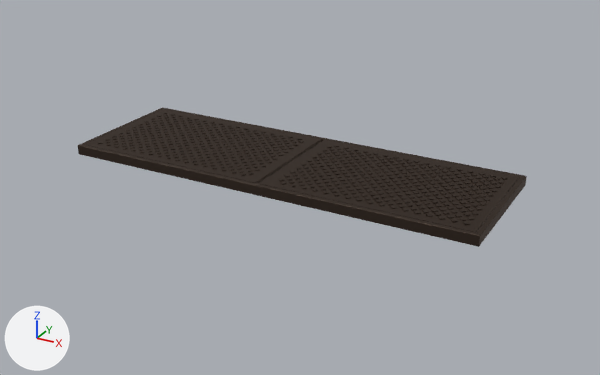
Two versions of the glTF model production/assets/cloud-week/kerbs-covers/cover_road_double_leaf.glb, one commit apart.
Rendered twice from a 50 mm camera at (1.5, -2.66, 1.22) aimed at (0.04, -0.01, -0.1). The lights are fixed; the arrows at lower left show +X, +Y and +Z. The first picture is the older version.

Objects in the first picture: 'frame', 'lid_leaves', 'studs'.
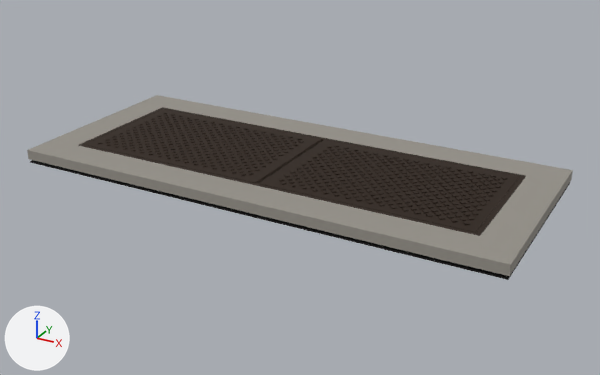
Pixel boxes (x1, y1, x2, y2) of what changed, in the pictures (600 x 375 px):
```json
{"object": "mortar", "change": "added", "after": [27, 95, 573, 276]}
{"object": "floor", "change": "added", "after": [30, 160, 570, 280]}
{"object": "frame", "change": "unchanged, covered by the edit", "before": [78, 107, 527, 247], "after": [79, 107, 526, 236]}
```

The change, as JSON lines over the scene's bpy script:
```json
{"op": "add", "block": "mat_mortar_pale", "code": ["mat_mortar_pale = principled_material('mortar_pale')", "mat_mortar_pale.base_color = (0.305, 0.287, 0.254)  # grey #96928a", "mat_mortar_pale.roughness = 0.9"]}
{"op": "add", "block": "mat_pot_black", "code": ["mat_pot_black = principled_material('pot_black')", "mat_pot_black.base_color = (0.00243, 0.00243, 0.00243)  # black #080808", "mat_pot_black.roughness = 0.9"]}
{"op": "add", "block": "me_mortar", "code": ["me_mortar = bpy.data.meshes.new('mortar')", "me_mortar.from_pydata(...)  # 16 vertices, 32 faces; spans x -1.0..1.0, y -0.42..0.42, z -0.04..0.0", "me_mortar.materials.append(mat_mortar_pale)  # grey #96928a"]}
{"op": "add", "block": "me_floor", "code": ["me_floor = bpy.data.meshes.new('floor')", "me_floor.from_pydata([(0.99, -0.42, -0.06), (0.99, -0.42, -0.05), (0.99, 0.42, -0.06), (0.99, 0.42, -0.05), (-0.99, 0.42, -0.06), (-0.99, 0.42, -0.05), (-0.99, -0.42, -0.06), (-0.99, -0.42, -0.05)], [], [(0, 2, 3), (0, 3, 1), (2, 4, 5), (2, 5, 3), (4, 6, 7), (4, 7, 5), (6, 0, 1), (6, 1, 7), (5, 7, 1), (0, 6, 4), (1, 3, 5), (4, 2, 0)])", "me_floor.materials.append(mat_pot_black)  # black #080808"]}
{"op": "add", "block": "ob_mortar", "code": ["ob_mortar = bpy.data.objects.new('mortar', me_mortar)", "ob_mortar.location = (0.0, 0.0, 0.0)"]}
{"op": "add", "block": "ob_floor", "code": ["ob_floor = bpy.data.objects.new('floor', me_floor)", "ob_floor.location = (0.0, 0.0, 0.0)"]}
```
